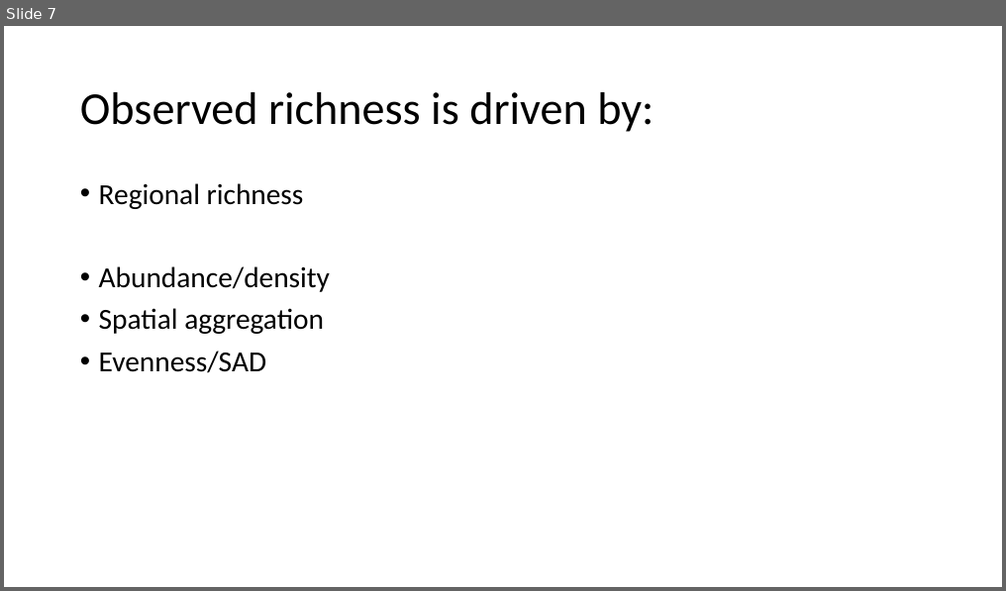
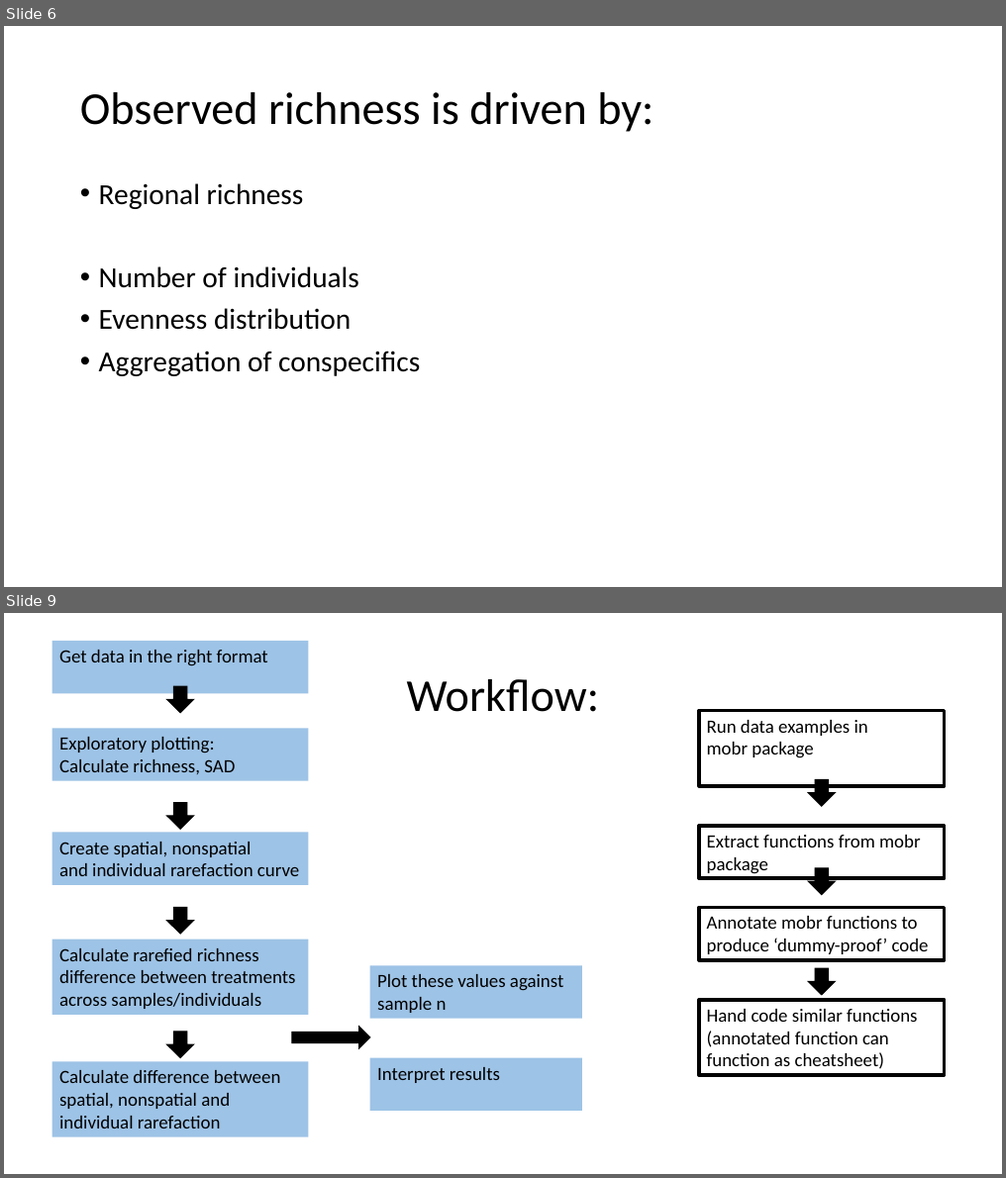
Before and after one commit to tielens/classBIOL709B, a slide deck: Presentation workflow draft 709b.pptx. Shown one above the other, each under a label of ours: slide 7 before the commit, slides 6 and 9 after it; the slides between them are not shown. The pictures are 1006x591 and 1006x1178 pixels, drawn with LibreOffice and Linux fonts; fonts in the diff are those of the drawing. Boxes give left, top, right and bottom in pixels: in the first picture for what was removed or moved away, otherwise in the second. Text is boxed around its words. In the diff, an @@ line names an element or a change of style, - is before the commit and + after.

```diff
--- a/Presentation workflow draft 709b.pptx
+++ b/Presentation workflow draft 709b.pptx
@@ slide 9 added at [4, 613, 1002, 1174], background #FFFFFF @@
@@ rectangle added at [52, 641, 308, 694], fill #9DC3E6, 18 pt, text #000000 @@
+Get data in the right format
@@ down arrow added at [167, 686, 194, 713], fill #000000, outline #000000 1 pt @@
@@ title added at [407, 679, 600, 712], 44 pt, text #000000 @@
+Workflow:
@@ rectangle added at [52, 728, 308, 781], fill #9DC3E6, 18 pt, text #000000 @@
+Exploratory plotting:
+Calculate richness, SAD
@@ rectangle added at [699, 710, 944, 786], outline #000000 3.5 pt, 18 pt, text #000000 @@
+Run data examples in
+mobr package
@@ down arrow added at [809, 780, 836, 806], fill #000000, outline #000000 1 pt @@
@@ down arrow added at [167, 802, 194, 829], fill #000000, outline #000000 1 pt @@
@@ rectangle added at [52, 833, 308, 885], fill #9DC3E6, 18 pt, text #000000 @@
+Create spatial, nonspatial
+and individual rarefaction curve
@@ rectangle added at [699, 826, 944, 878], outline #000000 3.5 pt, 18 pt, text #000000 @@
+Extract functions from mobr package
@@ down arrow added at [809, 868, 836, 894], fill #000000, outline #000000 1 pt @@
@@ down arrow added at [167, 907, 194, 934], fill #000000, outline #000000 1 pt @@
@@ rectangle added at [699, 907, 944, 960], outline #000000 3.5 pt, 18 pt, text #000000 @@
+Annotate mobr functions to
+produce ‘dummy-proof’ code
@@ rectangle added at [52, 940, 308, 1015], fill #9DC3E6, 18 pt, text #000000 @@
+Calculate rarefied richness difference between treatments across samples/individuals
@@ rectangle added at [370, 965, 582, 1019], fill #9DC3E6, 18 pt, text #000000 @@
+Plot these values against sample n
@@ down arrow added at [809, 968, 836, 995], fill #000000, outline #000000 1 pt @@
@@ right arrow added at [292, 1027, 370, 1049], fill #000000, outline #000000 1 pt @@
@@ rectangle added at [699, 1000, 944, 1075], outline #000000 3.5 pt, 18 pt, text #000000 @@
+Hand code similar functions (annotated function can function as cheatsheet)
@@ down arrow added at [167, 1032, 194, 1058], fill #000000, outline #000000 1 pt @@
@@ rectangle added at [52, 1062, 308, 1138], fill #9DC3E6, 18 pt, text #000000 @@
+Calculate difference between
+spatial, nonspatial and
+individual rarefaction
@@ rectangle added at [370, 1059, 582, 1112], fill #9DC3E6, 18 pt, text #000000 @@
+Interpret results
@@ what was slide 7 is now slide 6 @@
@@ slide 6 changed as well @@
@@ text at [99, 267, 420, 376]: text changed @@
-• Abundance/density
-• Spatial aggregation
-• Evenness/SAD
+• Number of individuals
+• Evenness distribution
+• Aggregation of conspecifics
```
Also in this commit, not shown: 7 other slides added, 9 slides removed, 1 other file.
